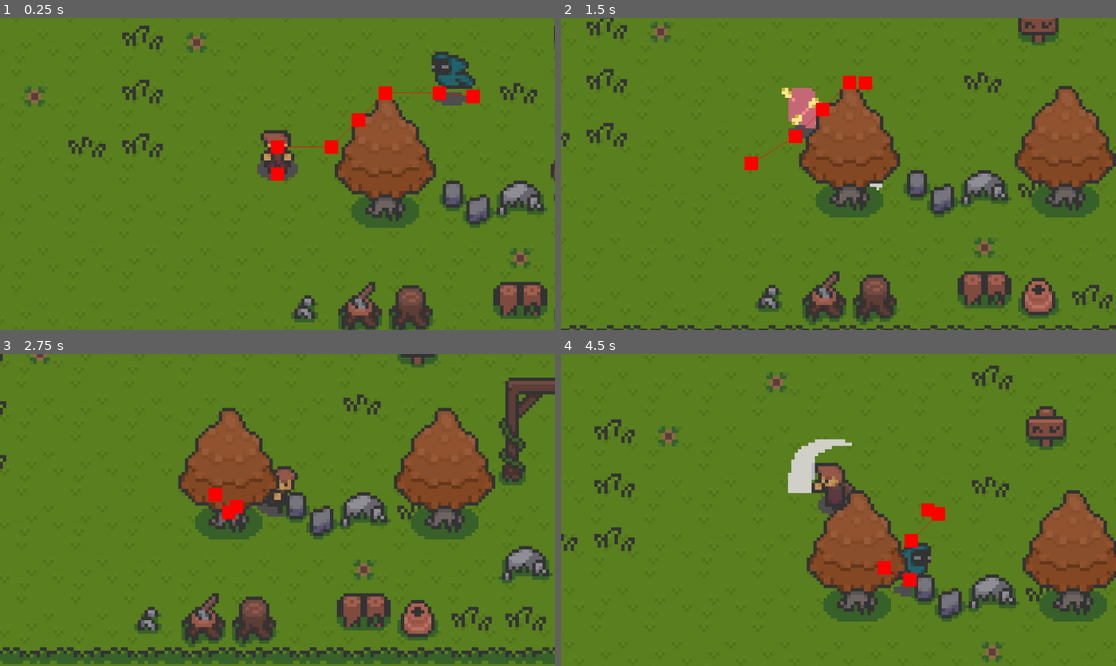
Above: before the commit, frames 1-4 (two rows, left to right).
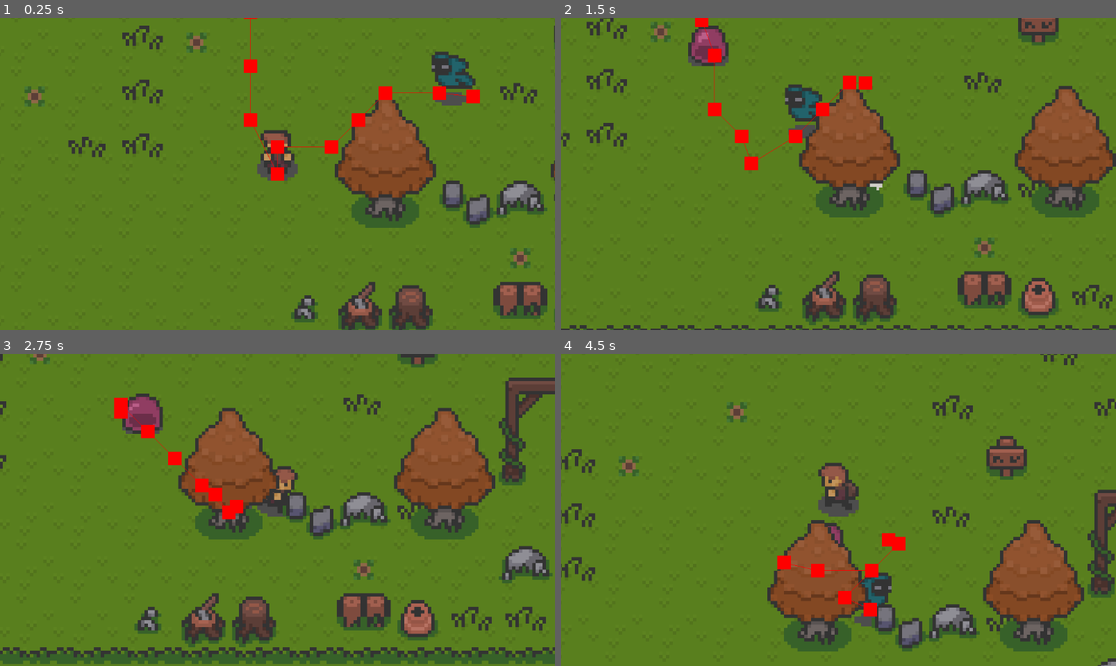
Above: after the commit, the same moments.

Repository: lilmax6969/small-seed_island-gd
Game: Godot game, scene res://scenes/test.tscn
Two runs of this game, one before a commit and one after it. Both use one fixed random seed, a clock stepped at 60 frames per second and the inputs below.
Inputs (mouse positions are in pixels of both pictures, inside the frame that each line leads up to):
- Up to frame 1 (0.25 s): no input
- Up to frame 2 (1.5 s): move the mouse to (960, 158) at 0.52 s; hold D (right) 0.53-1.28 s; click (960, 158) at 0.6 s; move the mouse to (727, 189) at 1.27 s; hold S (down) from 1.28 s (still down); click (727, 189) at 1.35 s
- Up to frame 3 (2.75 s): move the mouse to (333, 441) at 2.02 s; release S (down) at 2.03 s; hold D (right) from 2.03 s (still down); click (333, 441) at 2.1 s
- Up to frame 4 (4.5 s): move the mouse to (810, 572) at 2.77 s; release D (right) at 2.78 s; hold W (up) 2.78-3.53 s; click (810, 572) at 2.85 s; move the mouse to (1005, 556) at 3.52 s; hold A (left) from 3.53 s (still down); click (1005, 556) at 3.6 s; move the mouse to (672, 463) at 4.27 s; click (672, 463) at 4.35 s

The runs differ from the first frame. In frame 1, 0.3% of the frame differs, in the area x 43-50%, y 0-48%; in frame 2, 1.9%; in frame 3, 1.2%; in frame 4, 24%, in the area x 0-100%, y 0-100%.

Commit message:
Death Enemy animation

Diff:
--- a/scenes/phantom.tscn
+++ b/scenes/phantom.tscn
@@ -1,9 +1,41 @@
-[gd_scene load_steps=21 format=3 uid="uid://jb1nfihb1p8"]
+[gd_scene load_steps=29 format=3 uid="uid://jb1nfihb1p8"]
 
 [ext_resource type="PackedScene" uid="uid://blnqtguvrxpm7" path="res://scenes/enemy.tscn" id="1_gvb4h"]
 [ext_resource type="Script" path="res://scripts/phantom.gd" id="2_s4adx"]
 [ext_resource type="Texture2D" uid="uid://380oo21y0ygh" path="res://assets/Enemies_Sprites/Phantom_Sprites/phantom_spritesheet.png" id="2_s6vxh"]
 
+[sub_resource type="AtlasTexture" id="AtlasTexture_ms4b6"]
+atlas = ExtResource("2_s6vxh")
+region = Rect2(112, 16, 16, 16)
+
+[sub_resource type="AtlasTexture" id="AtlasTexture_3pnuo"]
+atlas = ExtResource("2_s6vxh")
+region = Rect2(128, 16, 16, 16)
+
+[sub_resource type="AtlasTexture" id="AtlasTexture_b20ks"]
+atlas = ExtResource("2_s6vxh")
+region = Rect2(144, 16, 16, 16)
+
+[sub_resource type="AtlasTexture" id="AtlasTexture_438ef"]
+atlas = ExtResource("2_s6vxh")
+region = Rect2(160, 16, 16, 16)
+
+[sub_resource type="AtlasTexture" id="AtlasTexture_tp23n"]
+atlas = ExtResource("2_s6vxh")
+region = Rect2(176, 16, 16, 16)
+
+[sub_resource type="AtlasTexture" id="AtlasTexture_vgql1"]
+atlas = ExtResource("2_s6vxh")
+region = Rect2(192, 16, 16, 16)
+
+[sub_resource type="AtlasTexture" id="AtlasTexture_4ldj0"]
+atlas = ExtResource("2_s6vxh")
+region = Rect2(208, 16, 16, 16)
+
+[sub_resource type="AtlasTexture" id="AtlasTexture_o2rru"]
+atlas = ExtResource("2_s6vxh")
+region = Rect2(224, 16, 16, 16)
+
 [sub_resource type="AtlasTexture" id="AtlasTexture_xtpuv"]
 atlas = ExtResource("2_s6vxh")
 region = Rect2(80, 64, 16, 16)
@@ -62,6 +94,35 @@
 
 [sub_resource type="SpriteFrames" id="SpriteFrames_h2eka"]
 animations = [{
+"frames": [{
+"duration": 1.0,
+"texture": SubResource("AtlasTexture_ms4b6")
+}, {
+"duration": 1.0,
+"texture": SubResource("AtlasTexture_3pnuo")
+}, {
+"duration": 1.0,
+"texture": SubResource("AtlasTexture_b20ks")
+}, {
+"duration": 1.0,
+"texture": SubResource("AtlasTexture_438ef")
+}, {
+"duration": 1.0,
+"texture": SubResource("AtlasTexture_tp23n")
+}, {
+"duration": 1.0,
+"texture": SubResource("AtlasTexture_vgql1")
+}, {
+"duration": 1.0,
+"texture": SubResource("AtlasTexture_4ldj0")
+}, {
+"duration": 1.0,
+"texture": SubResource("AtlasTexture_o2rru")
+}],
+"loop": false,
+"name": &"death",
+"speed": 13.0
+}, {
 "frames": [{
 "duration": 1.0,
 "texture": SubResource("AtlasTexture_xtpuv")
@@ -135,8 +196,9 @@
 [node name="Animator" type="AnimatedSprite2D" parent="." index="0"]
 position = Vector2(0, -5)
 sprite_frames = SubResource("SpriteFrames_h2eka")
-animation = &"walk"
+animation = &"death"
 autoplay = "idle"
+frame_progress = 0.714257
 
 [node name="Damage" type="Area2D" parent="." index="1"]
 
--- a/scenes/slime.tscn
+++ b/scenes/slime.tscn
@@ -1,9 +1,41 @@
-[gd_scene load_steps=17 format=3 uid="uid://i7jky7s1bvkh"]
+[gd_scene load_steps=31 format=3 uid="uid://i7jky7s1bvkh"]
 
 [ext_resource type="Script" path="res://scripts/slime.gd" id="1_bmng2"]
 [ext_resource type="Texture2D" uid="uid://csaqho64a60fw" path="res://assets/Enemies_Sprites/Pinkslime_Sprites/pinkslime_spritesheet.png" id="1_grdlc"]
 [ext_resource type="PackedScene" uid="uid://blnqtguvrxpm7" path="res://scenes/enemy.tscn" id="1_qbqvi"]
 
+[sub_resource type="AtlasTexture" id="AtlasTexture_fi8oc"]
+atlas = ExtResource("1_grdlc")
+region = Rect2(0, 0, 16, 16)
+
+[sub_resource type="AtlasTexture" id="AtlasTexture_t24p4"]
+atlas = ExtResource("1_grdlc")
+region = Rect2(16, 0, 16, 16)
+
+[sub_resource type="AtlasTexture" id="AtlasTexture_1txgu"]
+atlas = ExtResource("1_grdlc")
+region = Rect2(32, 0, 16, 16)
+
+[sub_resource type="AtlasTexture" id="AtlasTexture_bkqm8"]
+atlas = ExtResource("1_grdlc")
+region = Rect2(48, 0, 16, 16)
+
+[sub_resource type="AtlasTexture" id="AtlasTexture_u2vf1"]
+atlas = ExtResource("1_grdlc")
+region = Rect2(64, 0, 16, 16)
+
+[sub_resource type="AtlasTexture" id="AtlasTexture_fr7l7"]
+atlas = ExtResource("1_grdlc")
+region = Rect2(80, 0, 16, 16)
+
+[sub_resource type="AtlasTexture" id="AtlasTexture_o4ady"]
+atlas = ExtResource("1_grdlc")
+region = Rect2(96, 0, 16, 16)
+
+[sub_resource type="AtlasTexture" id="AtlasTexture_6dptj"]
+atlas = ExtResource("1_grdlc")
+region = Rect2(112, 0, 16, 16)
+
 [sub_resource type="AtlasTexture" id="AtlasTexture_vf34q"]
 atlas = ExtResource("1_grdlc")
 region = Rect2(128, 0, 16, 16)
@@ -43,9 +75,62 @@
 [sub_resource type="AtlasTexture" id="AtlasTexture_d1v3a"]
 atlas = ExtResource("1_grdlc")
 region = Rect2(80, 64, 16, 16)
+
+[sub_resource type="AtlasTexture" id="AtlasTexture_mmq2b"]
+atlas = ExtResource("1_grdlc")
+region = Rect2(0, 32, 16, 16)
+
+[sub_resource type="AtlasTexture" id="AtlasTexture_1q28e"]
+atlas = ExtResource("1_grdlc")
+region = Rect2(16, 32, 16, 16)
+
+[sub_resource type="AtlasTexture" id="AtlasTexture_qwf2q"]
+atlas = ExtResource("1_grdlc")
+region = Rect2(32, 32, 16, 16)
+
+[sub_resource type="AtlasTexture" id="AtlasTexture_qicmp"]
+atlas = ExtResource("1_grdlc")
+region = Rect2(48, 32, 16, 16)
+
+[sub_resource type="AtlasTexture" id="AtlasTexture_0y2n8"]
+atlas = ExtResource("1_grdlc")
+region = Rect2(64, 32, 16, 16)
+
+[sub_resource type="AtlasTexture" id="AtlasTexture_x1hmo"]
+atlas = ExtResource("1_grdlc")
+region = Rect2(80, 32, 16, 16)
 
 [sub_resource type="SpriteFrames" id="SpriteFrames_0g654"]
 animations = [{
+"frames": [{
+"duration": 1.0,
+"texture": SubResource("AtlasTexture_fi8oc")
+}, {
+"duration": 1.0,
+"texture": SubResource("AtlasTexture_t24p4")
+}, {
+"duration": 1.0,
+"texture": SubResource("AtlasTexture_1txgu")
+}, {
+"duration": 1.0,
+"texture": SubResource("AtlasTexture_bkqm8")
+}, {
+"duration": 1.0,
+"texture": SubResource("AtlasTexture_u2vf1")
+}, {
+"duration": 1.0,
+"texture": SubResource("AtlasTexture_fr7l7")
+}, {
+"duration": 1.0,
+"texture": SubResource("AtlasTexture_o4ady")
+}, {
+"duration": 1.0,
+"texture": SubResource("AtlasTexture_6dptj")
+}],
+"loop": false,
+"name": &"death",
+"speed": 13.0
+}, {
 "frames": [{
 "duration": 1.0,
 "texture": SubResource("AtlasTexture_vf34q")
@@ -85,6 +170,29 @@
 "loop": true,
 "name": &"idle",
 "speed": 7.0
+}, {
+"frames": [{
+"duration": 1.0,
+"texture": SubResource("AtlasTexture_mmq2b")
+}, {
+"duration": 1.0,
+"texture": SubResource("AtlasTexture_1q28e")
+}, {
+"duration": 1.0,
+"texture": SubResource("AtlasTexture_qwf2q")
+}, {
+"duration": 1.0,
+"texture": SubResource("AtlasTexture_qicmp")
+}, {
+"duration": 1.0,
+"texture": SubResource("AtlasTexture_0y2n8")
+}, {
+"duration": 1.0,
+"texture": SubResource("AtlasTexture_x1hmo")
+}],
+"loop": true,
+"name": &"walk",
+"speed": 9.0
 }]
 
 [sub_resource type="CircleShape2D" id="CircleShape2D_t4uap"]
@@ -95,13 +203,16 @@
 
 [node name="Enemy" instance=ExtResource("1_qbqvi")]
 script = ExtResource("1_bmng2")
+idle_cooldown = 2.7
 attack_knockback = 150
 
 [node name="Animator" type="AnimatedSprite2D" parent="." index="0"]
 position = Vector2(0, -5)
 sprite_frames = SubResource("SpriteFrames_0g654")
-animation = &"hit"
+animation = &"death"
 autoplay = "idle"
+frame = 7
+frame_progress = 1.0
 
 [node name="Damage" type="Area2D" parent="." index="1"]
 
--- a/scenes/test.tscn
+++ b/scenes/test.tscn
@@ -1,8 +1,9 @@
-[gd_scene load_steps=25 format=4 uid="uid://cg5anokhl3o3s"]
+[gd_scene load_steps=26 format=4 uid="uid://cg5anokhl3o3s"]
 
 [ext_resource type="PackedScene" uid="uid://c1kiaciyi3cr3" path="res://scenes/player.tscn" id="1_jojqj"]
 [ext_resource type="PackedScene" uid="uid://jb1nfihb1p8" path="res://scenes/phantom.tscn" id="3_k7ws1"]
 [ext_resource type="Texture2D" uid="uid://cmitseqs6t56k" path="res://assets/Overworld_Tileset.png" id="3_me2p4"]
+[ext_resource type="PackedScene" uid="uid://i7jky7s1bvkh" path="res://scenes/slime.tscn" id="4_3fpwq"]
 
 [sub_resource type="TileSetAtlasSource" id="TileSetAtlasSource_31cc3"]
 texture = ExtResource("3_me2p4")
@@ -283,17 +284,26 @@
 [node name="y-sorted_objects" type="Node2D" parent="."]
 y_sort_enabled = true
 
-[node name="Mini Ben" parent="y-sorted_objects" instance=ExtResource("1_jojqj")]
-y_sort_enabled = true
+[node name="Mini Ben" parent="y-sorted_objects" node_paths=PackedStringArray("GROUND") instance=ExtResource("1_jojqj")]
+y_sort_enabled = true
+GROUND = NodePath("../../tilemap/ground")
 
 [node name="vegetations" type="TileMapLayer" parent="y-sorted_objects"]
 y_sort_enabled = true
 tile_map_data = PackedByteArray("AAADAAAAAAAEAAUAAAAEAAAAAAADAAUAAAAGAAAAAAAFAAkAAAACAAAAAAAFAAkAAAAIAP//AAAAAAkAAAALAP …(1440 unchanged characters)…
 tile_set = SubResource("TileSet_i8jjd")
 
-[node name="Enemy" parent="y-sorted_objects" node_paths=PackedStringArray("PLAYER") instance=ExtResource("3_k7ws1")]
+[node name="Phantoms" parent="y-sorted_objects" node_paths=PackedStringArray("PLAYER") instance=ExtResource("3_k7ws1")]
 y_sort_enabled = true
 position = Vector2(58, -23)
 motion_mode = 0
 wall_min_slide_angle = 0.261799
 PLAYER = NodePath("../Mini Ben")
+life = 7
+
+[node name="Slimes" parent="y-sorted_objects" node_paths=PackedStringArray("PLAYER") instance=ExtResource("4_3fpwq")]
+y_sort_enabled = true
+position = Vector2(-16, -54)
+PLAYER = NodePath("../Mini Ben")
+MAX_SPEED = 17.0
+path_cooldown = 1.0
--- a/scripts/enemy.gd
+++ b/scripts/enemy.gd
@@ -6,7 +6,7 @@
 @export var DECELERATION: float = 500.0
 @export var ACCELERATION: float = 500.0
 @export var MAX_SPEED: float = 30.0
-@export var MAX_DIST: float = 140.0
+@export var MAX_DIST: float = 95.0
 
 @export var life: int = 5
 @export var knockback_force: float = 150.0
@@ -27,22 +27,22 @@
 	var decDelta = DECELERATION * delta
 	var direction = to_local(PATH.get_next_path_position()).normalized()
 
-	print(path_timer.time)
 	if knockback_timer.time <= 0 and path_timer.time <= path_cooldown:
 		velocity += accDelta * direction
 		if velocity.length() >= MAX_SPEED:
 			velocity = MAX_SPEED * velocity.normalized()
 	else: velocity = velocity.move_toward(Vector2.ZERO, decDelta)
 
-func apply_knockback(PLAYER: CharacterBody2D):
+func apply_knockback(PLAYER: CharacterBody2D) -> bool:
 	var look_vector: Vector2 = PLAYER.anim_direction
 	var knockback_dir: Vector2 = (global_position - PLAYER.global_position).normalized()
 
 	if look_vector.dot(knockback_dir) < 0:
-		return
+		return false
 
 	velocity = knockback_dir * knockback_force
 	knockback_timer.reset()
+	return true
 
 func check_hit(HITBOX: Area2D) -> bool:
 	var overlap_area = Global.check_overlap(HITBOX, "Sword")
@@ -53,8 +53,9 @@
 	if not player.attack or knockback_timer.time > 0:
 		return false
 
-	apply_knockback(PLAYER)
-	return true
+	var hit = apply_knockback(PLAYER)
+	life -= 1 if hit else 0
+	return hit
 
 func update_timer(timer: float, delta: float) -> float:
 	return timer - delta if timer - delta > 0 else 0.0
--- a/scripts/phantom.gd
+++ b/scripts/phantom.gd
@@ -6,6 +6,7 @@
 @export var idle_cooldown: float = 2
 
 var hitted: bool = false
+var death_anim: bool = false
 
 func _physics_process(delta):
 	knockback_timer.update_timer(delta)
@@ -14,7 +15,9 @@
 	if path_timer.time <= 0:
 		ai(PLAYER.global_position)
 
-	animate()
+	if life <= 0:
+		death_animation()
+	else: animate()
 
 	update_velocity(delta)
 	move_and_slide()
@@ -49,12 +52,17 @@
 
 func ai(pos: Vector2) -> void:
 	var dist: float = (global_position - pos).length()
-	print(dist, ' ', path_timer.time)
 	if dist > MAX_DIST:
 		randomize()
-		var rand_dist = randf_range(5, MAX_DIST)
-		var random_vec = Vector2(randf_range(1, -1), randf_range(1, -1)) * rand_dist
+		var rand_dist = randf_range(10, MAX_DIST)
+		var random_vec = Vector2(randf_range(-1, 1), randf_range(-1, 1)) * rand_dist
 		var rand_pos = global_position + random_vec
-		make_path(rand_pos, 2)
+		make_path(rand_pos, idle_cooldown)
 	else:
 		make_path(pos)
+
+func death_animation():
+	death_anim = true
+	ANIMATOR.play("death")
+	await ANIMATOR.animation_finished
+	queue_free()
--- a/scripts/player.gd
+++ b/scripts/player.gd
@@ -4,6 +4,9 @@
 @onready var SWORD = $Sword
 @onready var HITBOX = $Hitbox
 @onready var COLLISION = $Collision
+@onready var CAM = $Camera2D
+
+@export var GROUND: TileMapLayer
 
 @export var ACCELERATION: float = 750.0
 @export var DECELERATION: float = 1000.0
--- a/scripts/slime.gd
+++ b/scripts/slime.gd
@@ -3,17 +3,63 @@
 @onready var ANIMATOR = $Animator
 @onready var HITBOX = $Damage
 
+@export var idle_cooldown = 2.7
+
+var hit_anim: bool = false
+var death_anim: bool = false
+
 func _physics_process(delta):
-	update_animation()
-	decelerate(delta)
+	path_timer.update_timer(delta)
+	knockback_timer.update_timer(delta)
+
+	if path_timer.time <= 0:
+		ai(PLAYER.global_position)
+
+	if life <= 0:
+		death_animation()
+	else: animate()
+
+	update_velocity(delta)
 	move_and_slide()
 
-func update_animation():
+func ai(pos: Vector2):
+	var dist = (global_position - pos).length()
+	if dist > MAX_DIST:
+		randomize()
+		var rand_vec = Vector2(randf_range(-1, 1), randf_range(-1, 1))
+		var rand_dist = randf_range(10, MAX_DIST)
+		var rand_pos = (rand_vec * rand_dist) + global_position
+		make_path(rand_pos, idle_cooldown)
+	else: make_path(pos)
+
+func animate():
 	var hit = check_hit(HITBOX)
 	if hit:
 		hit_animation()
 
+	if hit_anim:
+		return
+
+	flip()
+	if velocity != Vector2.ZERO:
+		ANIMATOR.play("walk")
+	else: ANIMATOR.play("idle")
+
+func flip():
+	if velocity.x > 0:
+		ANIMATOR.set_flip_h(false)
+	elif velocity.x < 0:
+		ANIMATOR.set_flip_h(true)
+
 func hit_animation():
+	hit_anim = true
 	ANIMATOR.play("hit")
 	await ANIMATOR.animation_finished
 	ANIMATOR.play("idle")
+	hit_anim = false
+
+func death_animation():
+	death_anim = true
+	ANIMATOR.play("death")
+	await ANIMATOR.animation_finished
+	queue_free()
Not shown, changed: TODO.md
